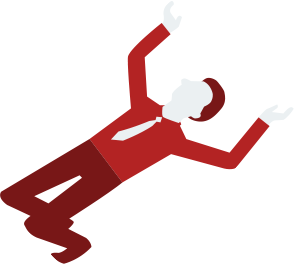
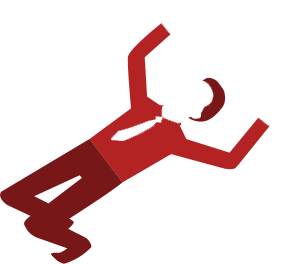
Layers edited between the first and the second (294, 264) image:
added layer "레이어 1" above "레이어 0" over [111, 1, 294, 141]
